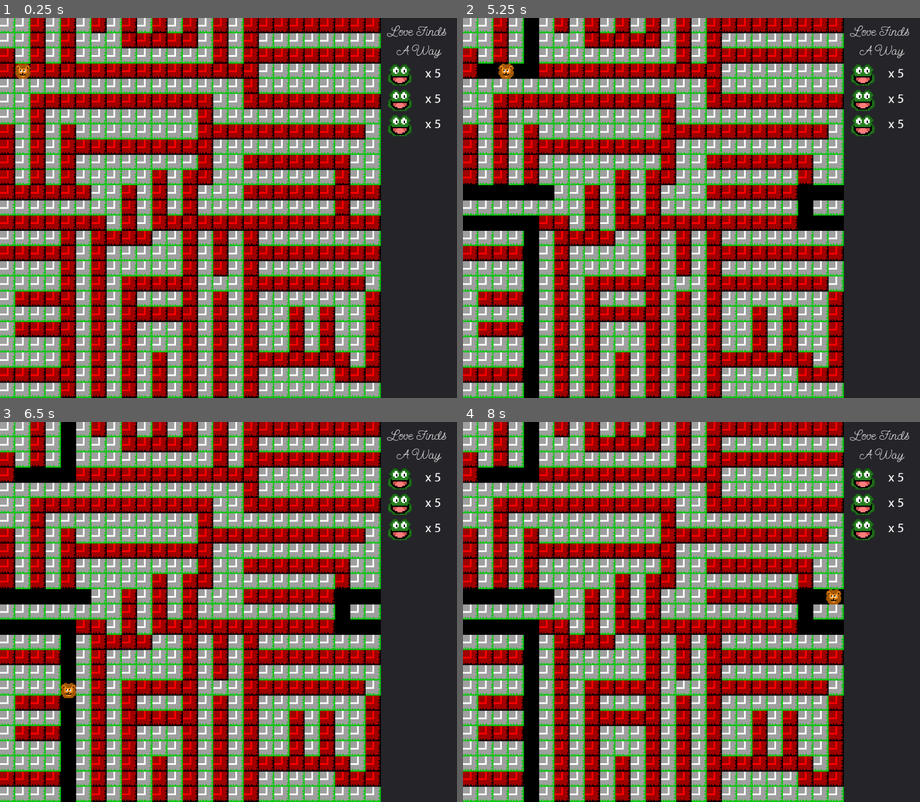
Above: before the commit, frames 1-4 (two rows, left to right).
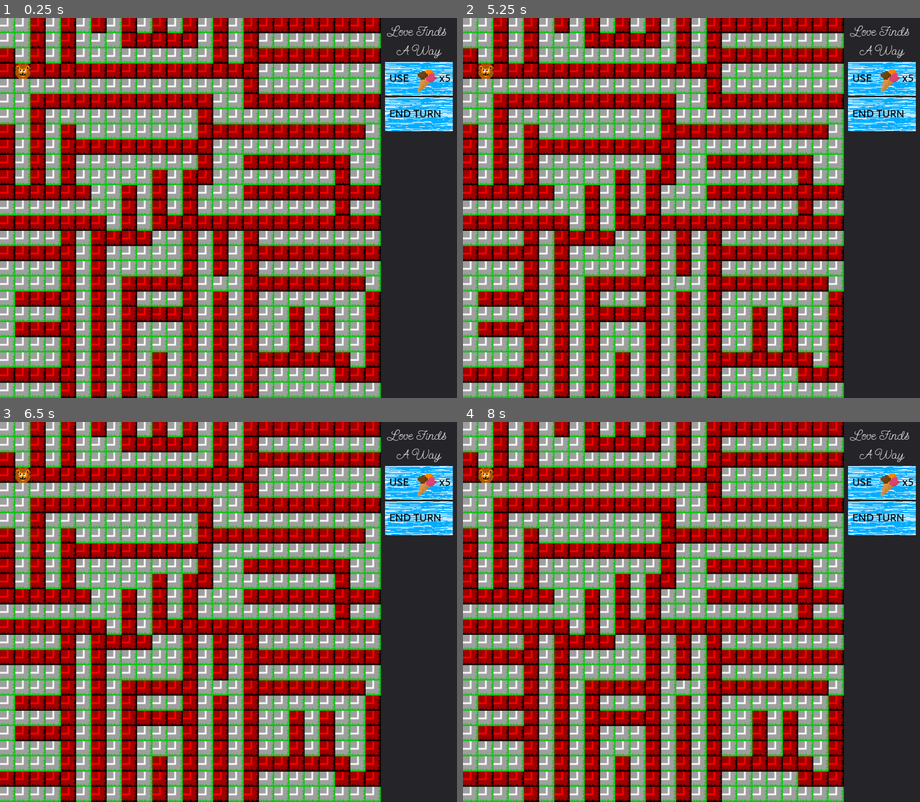
Above: after the commit, the same moments.

Repository: jcnauta/LD50
Game: Godot game, scene res://src/Game.tscn
The game is run twice, just before and just after one commit, with the same random seed, the same clock (stepped at 60 frames per second) and the same inputs.
Inputs (mouse positions are in pixels of both pictures, inside the frame that each line leads up to):
- Up to frame 1 (0.25 s): no input
- Up to frame 2 (5.25 s): click (883, 78) at 0.52 s; click (883, 113) at 1.25 s, where only the run after the commit has a clickable "END TURN"; click (883, 78) at 2.02 s; click (883, 113) at 2.75 s, where only the run after the commit has a clickable "END TURN"; click (883, 78) at 3.52 s; click (883, 113) at 4.25 s, where only the run after the commit has a clickable "END TURN"; tap Enter at 5 s; tap Space (end_turn) at 5.1 s
- Up to frame 3 (6.5 s): tap Space (end_turn) at 5.85 s
- Up to frame 4 (8 s): tap Space (end_turn) at 6.6, 7.35 s

The runs differ from the first frame. In frame 1, 9.3% of the frame differs, in the area x 0-100%, y 0-100%; in frame 2, 13%; in frame 3, 13%; in frame 4, 13%.

Commit message:
end turn

Diff:
--- /dev/null
+++ b/src/BtnEndTurn.gd
@@ -0,0 +1,11 @@
+extends TextureButton
+
+var game
+
+func _ready():
+    game = get_node("/root/Game")
+    self.connect("button_up", game, "end_turn")
+
+func _process(delta):
+    if Input.is_action_just_released("end_turn"):
+        game.end_turn()
--- /dev/null
+++ b/src/BtnEndTurn.tscn
@@ -0,0 +1,31 @@
+[gd_scene load_steps=5 format=2]
+
+[ext_resource path="res://fonts/Mukta/Mukta-Regular.ttf" type="DynamicFontData" id=1]
+[ext_resource path="res://img/button_bg.png" type="Texture" id=2]
+[ext_resource path="res://src/BtnEndTurn.gd" type="Script" id=3]
+
+[sub_resource type="DynamicFont" id=2]
+size = 28
+font_data = ExtResource( 1 )
+
+[node name="EndTurnBtn" type="TextureButton"]
+margin_right = 160.0
+margin_bottom = 80.0
+texture_normal = ExtResource( 2 )
+stretch_mode = 5
+script = ExtResource( 3 )
+
+[node name="RichTextLabel" type="RichTextLabel" parent="."]
+margin_left = 10.0
+margin_top = 15.0
+margin_right = 141.0
+margin_bottom = 65.0
+rect_min_size = Vector2( 50, 50 )
+mouse_filter = 1
+size_flags_vertical = 3
+custom_colors/default_color = Color( 0, 0, 0, 1 )
+custom_fonts/normal_font = SubResource( 2 )
+bbcode_enabled = true
+bbcode_text = "END TURN"
+text = "END TURN"
+fit_content_height = true
--- /dev/null
+++ b/src/BtnIcecream.gd
@@ -0,0 +1,8 @@
+extends TextureButton
+
+
+func _ready():
+    self.connect("button_up", self, "message")
+
+func message():
+    print("icescream!")
--- /dev/null
+++ b/src/BtnIcecream.tscn
@@ -0,0 +1,59 @@
+[gd_scene load_steps=6 format=2]
+
+[ext_resource path="res://fonts/Mukta/Mukta-Regular.ttf" type="DynamicFontData" id=1]
+[ext_resource path="res://img/button_bg.png" type="Texture" id=2]
+[ext_resource path="res://img/icecream.png" type="Texture" id=3]
+[ext_resource path="res://src/BtnIcecream.gd" type="Script" id=4]
+
+[sub_resource type="DynamicFont" id=2]
+size = 28
+font_data = ExtResource( 1 )
+
+[node name="IcecreamBtn" type="TextureButton"]
+margin_right = 160.0
+margin_bottom = 80.0
+texture_normal = ExtResource( 2 )
+stretch_mode = 5
+script = ExtResource( 4 )
+
+[node name="TextureButton" type="HBoxContainer" parent="."]
+margin_left = 10.0
+margin_top = 15.0
+rect_min_size = Vector2( 150, 60 )
+size_flags_horizontal = 0
+
+[node name="RichTextLabel" type="RichTextLabel" parent="TextureButton"]
+margin_right = 50.0
+margin_bottom = 60.0
+rect_min_size = Vector2( 50, 50 )
+mouse_filter = 1
+size_flags_vertical = 3
+custom_colors/default_color = Color( 0, 0, 0, 1 )
+custom_fonts/normal_font = SubResource( 2 )
+bbcode_enabled = true
+bbcode_text = "USE"
+text = "USE"
+fit_content_height = true
+
+[node name="TextureRect" type="TextureRect" parent="TextureButton"]
+margin_left = 54.0
+margin_right = 114.0
+margin_bottom = 60.0
+rect_min_size = Vector2( 60, 50 )
+rect_clip_content = true
+texture = ExtResource( 3 )
+expand = true
+stretch_mode = 6
+
+[node name="RichTextLabel2" type="RichTextLabel" parent="TextureButton"]
+margin_left = 118.0
+margin_right = 158.0
+margin_bottom = 60.0
+rect_min_size = Vector2( 40, 50 )
+mouse_filter = 1
+custom_colors/default_color = Color( 0, 0, 0, 1 )
+custom_fonts/normal_font = SubResource( 2 )
+bbcode_enabled = true
+bbcode_text = "x5"
+text = "x5"
+fit_content_height = true
--- a/src/City.gd
+++ b/src/City.gd
@@ -1,4 +1,6 @@
 extends Node2D
+
+signal city_turn_processed
 
 var TileScene = preload("res://src/Tile.tscn")
 var GuyScene = preload("res://src/Guy.tscn")
@@ -11,6 +13,8 @@
 
 var generate_timeout_max = 0.2
 var generate_timeout = generate_timeout_max
+
+var turn_processed = true
 
 func pos_to_float_coord(pos):
     return pos / G.tile_dim
@@ -158,11 +162,19 @@
         var guy = GuyScene.instance().init(spawn_pos, self)
         $Guys.add_child(guy)
 
+func end_turn():
+    print("End turn")
+    turn_processed = false
+    for guy in $Guys.get_children():
+        guy.do_turn()
+
 func _ready():
     generate_city(70, 2)
     for row in tiles:
         for tile in row:
             $Tiles.add_child(tile)
+
+    connect("city_turn_processed", get_node("/root/Game"), "city_turn_processed")
 #    seed(0)
 #    var color_array = [Color.blue, Color.blueviolet, Color.chocolate, Color.darkgreen]
 #    for ttt in range(4):
@@ -173,7 +185,16 @@
 #            p.modulate = color_array[ttt]
     add_guys(1)
 
-#func _process(delta):
+func _process(delta):
+    if not turn_processed:
+        turn_processed = true
+        for guy in $Guys.get_children():
+            if not guy.turn_processed:
+                turn_processed = false
+                break
+        if turn_processed:
+            emit_signal("city_turn_processed")
+
 #    generate_timeout -= delta
 #    if generate_timeout < 0:
 #        print("generating")
--- /dev/null
+++ b/src/Game.gd
@@ -0,0 +1,14 @@
+extends Node2D
+
+var turn_processed = true
+
+func end_turn():
+    print("Game End try turn")
+    # Prevent player from ending the turn before the previous one is over
+    if turn_processed:
+        print("Game last turn was processed so let's go!")
+        turn_processed = false
+        $City.end_turn()
+
+func city_turn_processed():
+    turn_processed = true
--- a/src/Game.tscn
+++ b/src/Game.tscn
@@ -1,14 +1,18 @@
-[gd_scene load_steps=5 format=2]
+[gd_scene load_steps=8 format=2]
 
 [ext_resource path="res://src/City.tscn" type="PackedScene" id=1]
 [ext_resource path="res://fonts/SendFlowers-Regular.ttf" type="DynamicFontData" id=2]
-[ext_resource path="res://src/SidebarCounter.tscn" type="PackedScene" id=3]
+[ext_resource path="res://src/BtnIcecream.tscn" type="PackedScene" id=3]
+[ext_resource path="res://src/BtnEndTurn.tscn" type="PackedScene" id=4]
+[ext_resource path="res://src/BtnEndTurn.gd" type="Script" id=5]
+[ext_resource path="res://src/Game.gd" type="Script" id=6]
 
 [sub_resource type="DynamicFont" id=1]
 size = 32
 font_data = ExtResource( 2 )
 
 [node name="Game" type="Node2D"]
+script = ExtResource( 6 )
 
 [node name="City" parent="." instance=ExtResource( 1 )]
 
@@ -37,12 +41,11 @@
 fit_content_height = true
 scroll_active = false
 
-[node name="SidebarCounter" parent="UI/VBoxContainer" instance=ExtResource( 3 )]
+[node name="IcecreamBtn" parent="UI/VBoxContainer" instance=ExtResource( 3 )]
+margin_top = 94.0
+margin_bottom = 174.0
 
-[node name="SidebarCounter2" parent="UI/VBoxContainer" instance=ExtResource( 3 )]
-margin_top = 154.0
-margin_bottom = 210.0
-
-[node name="SidebarCounter3" parent="UI/VBoxContainer" instance=ExtResource( 3 )]
-margin_top = 214.0
-margin_bottom = 270.0
+[node name="EndTurnBtn" parent="UI/VBoxContainer" instance=ExtResource( 4 )]
+margin_top = 178.0
+margin_bottom = 258.0
+script = ExtResource( 5 )
--- a/src/Guy.gd
+++ b/src/Guy.gd
@@ -2,15 +2,20 @@
 
 var coord = null
 var dest_coord = null
-var speed = 10
-var pixel_speed = speed * G.tile_dim
+var move_coord = null
+var tile_speed = 1
+var animate_speed = 5
+var pixel_speed = animate_speed * G.tile_dim
 var timeout = 0.05
 var city
-var path = null
+var full_path = null  # full path to destination
+var move_path = null  # partial path only for the next move
 var walk_prev_idx = null
 var walk_next_idx = null
-var animate_to_destination = true
+var animate_to_move_coord = false
 var active_sprite = null
+var turn_processed = false
+var prev_pos = null
 
 func init(coord, city):
     self.city = city
@@ -18,44 +23,60 @@
     active_sprite = $SpriteNW
     return self
 
+func set_coord(new_coord):
+    self.coord = new_coord
+    self.position = new_coord * G.tile_dim
+    self.prev_pos = position
+
 func set_destination(coord):
     if dest_coord != coord:
         dest_coord = coord
-        update_path()
-        walk_prev_idx = 0
-        walk_next_idx = 1
 
 func update_path():
     if dest_coord != null:
-        self.path = city.shortest_path(self.coord, dest_coord)
-        for p in self.path:
+        full_path = city.shortest_path(self.coord, dest_coord)
+        for p in full_path:
             var tile = city.tile_at_coord(p)
             tile.modulate = Color.green
+        if len(full_path) > 1:
+            move_path = full_path.slice(0, min(tile_speed, len(full_path) - 1))
+            walk_prev_idx = 0
+            walk_next_idx = 1
     else:
-        self.path = []
+        full_path = []
+        move_path = []
+        walk_prev_idx = null
+        walk_next_idx = null
 
 func shift_walk():
-    if walk_next_idx < len(path) - 1:
+    if walk_next_idx < len(move_path) - 1:
         walk_prev_idx += 1
         walk_next_idx += 1
+        return false
     else:
-        # We reached the destination
-        walk_prev_idx = null
-        walk_prev_idx = null
-        path = null
-        print("REACHED DESTINATION")
+        # We reached the move destination
+        set_coord(move_path[len(move_path) - 1])
+        walk_prev_idx = walk_next_idx
+        return true
 
-func _physics_process(delta):
+
+func do_turn():
+    turn_processed = false
+    update_path()
+    animate_to_move_coord = true
+    tile_speed += 1
+    animate_speed += 1.5
+
+func _process(delta):
     if Input.is_physical_key_pressed(KEY_SPACE) and dest_coord == null:
-        print("Set coord")
         set_destination(city.random_passable_coord())
-    if animate_to_destination:
-        if (path != null) and (walk_next_idx != null) and (walk_prev_idx != null):
+    if animate_to_move_coord:
+        if (move_path != null) and (walk_next_idx != null) and (walk_prev_idx != null):
             var walk_pixels = pixel_speed * delta
             while walk_pixels > 0:
-                var walk_next = path[walk_next_idx]
-                var walk_prev = path[walk_prev_idx]
-                var walk_dir = path[walk_next_idx] - path[walk_prev_idx]
+                var walk_next = move_path[walk_next_idx]
+                var walk_prev = move_path[walk_prev_idx]
+                var walk_dir = move_path[walk_next_idx] - move_path[walk_prev_idx]
                 walk_dir.round()
                 # Fix direction in case of wrap
                 if walk_dir.x >= 2:
@@ -72,20 +93,28 @@
                 var pixels_to_corner = G.tile_dim * walk_to_corner.length()
                 var pixels_left_after_corner = pixels_straight - pixels_to_corner
                 if pixels_left_after_corner > 0:
-                    print(pixels_left_after_corner)
+                    # Pass by the next tile on the move_path
                     self.position = walk_next * G.tile_dim
                     walk_pixels -= pixels_to_corner
-                    shift_walk()
-                    if path == null:
+                    var walk_done = shift_walk()
+                    if walk_done:
+                        # Animation is done
                         walk_pixels = 0
+                        animate_to_move_coord = false
+                        turn_processed = true
                         break
                 else:
+                    # End of this _process's move
                     self.position = Vector2(
                         wrapf(self.position.x + pixels_straight_vec.x, 0.0, G.tile_dim * G.grid_dim),
                         wrapf(self.position.y + pixels_straight_vec.y, 0.0, G.tile_dim * G.grid_dim)
                         )
                     walk_pixels = 0
-
-func set_coord(new_coord):
-    self.coord = new_coord
-    self.position = new_coord * G.tile_dim
+#            print("positions")
+#            print(position)
+#            print(prev_pos)
+#            if position == prev_pos:
+#                # Not moving means animation (and the turn for this guy) is done
+#                animate_to_move_coord = false
+#                turn_processed = true
+#            prev_pos = position
--- a/src/SidebarCounter.tscn
+++ /dev/null
@@ -1,32 +0,0 @@
-[gd_scene load_steps=4 format=2]
-
-[ext_resource path="res://fonts/Mukta/Mukta-Regular.ttf" type="DynamicFontData" id=1]
-[ext_resource path="res://img/Frog.png" type="Texture" id=2]
-
-[sub_resource type="DynamicFont" id=2]
-size = 32
-font_data = ExtResource( 1 )
-
-[node name="SidebarCounter" type="HBoxContainer"]
-margin_top = 94.0
-margin_right = 160.0
-margin_bottom = 150.0
-
-[node name="TextureRect" type="TextureRect" parent="."]
-margin_right = 70.0
-margin_bottom = 56.0
-rect_min_size = Vector2( 70, 50 )
-texture = ExtResource( 2 )
-expand = true
-stretch_mode = 6
-
-[node name="RichTextLabel" type="RichTextLabel" parent="."]
-margin_left = 74.0
-margin_right = 154.0
-margin_bottom = 56.0
-rect_min_size = Vector2( 80, 50 )
-custom_fonts/normal_font = SubResource( 2 )
-bbcode_enabled = true
-bbcode_text = "[center]x 5[/center]"
-text = "x 5"
-fit_content_height = true
--- a/src/Tile.tscn
+++ b/src/Tile.tscn
@@ -1,6 +1,6 @@
 [gd_scene load_steps=3 format=2]
 
-[ext_resource path="res://img/Street_all.png" type="Texture" id=1]
+[ext_resource path="res://img/Street_really_all.png" type="Texture" id=1]
 [ext_resource path="res://src/Tile.gd" type="Script" id=2]
 
 [node name="Tile" type="Node2D"]
Not shown, added: img/Street_really_all.png.import
Binary file added: img/button_bg.png
Not shown, added: img/button_bg.png.import
